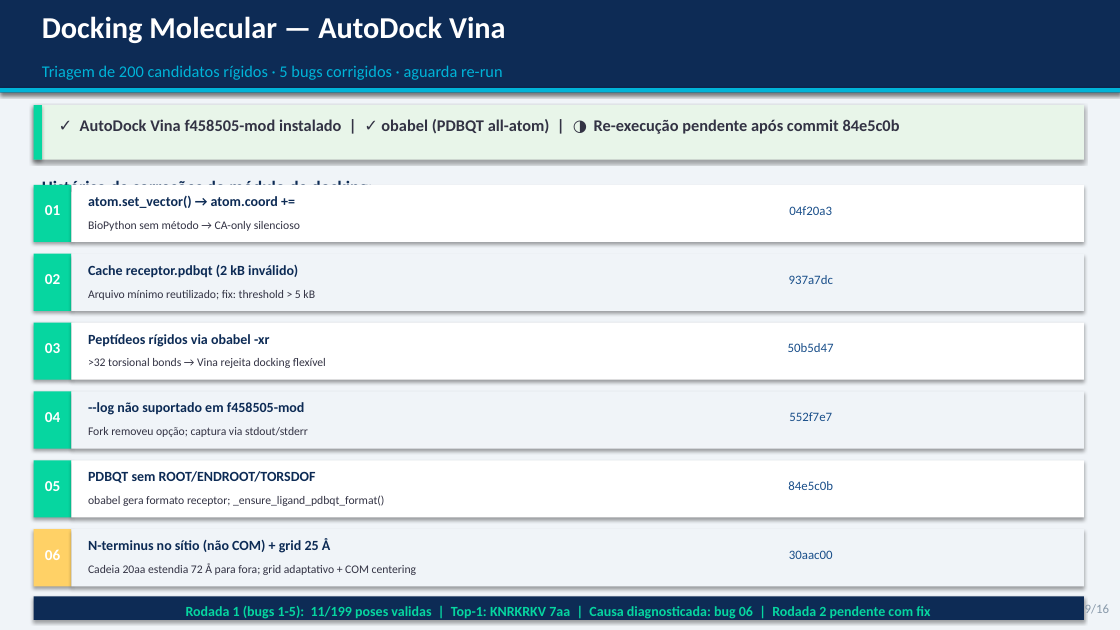
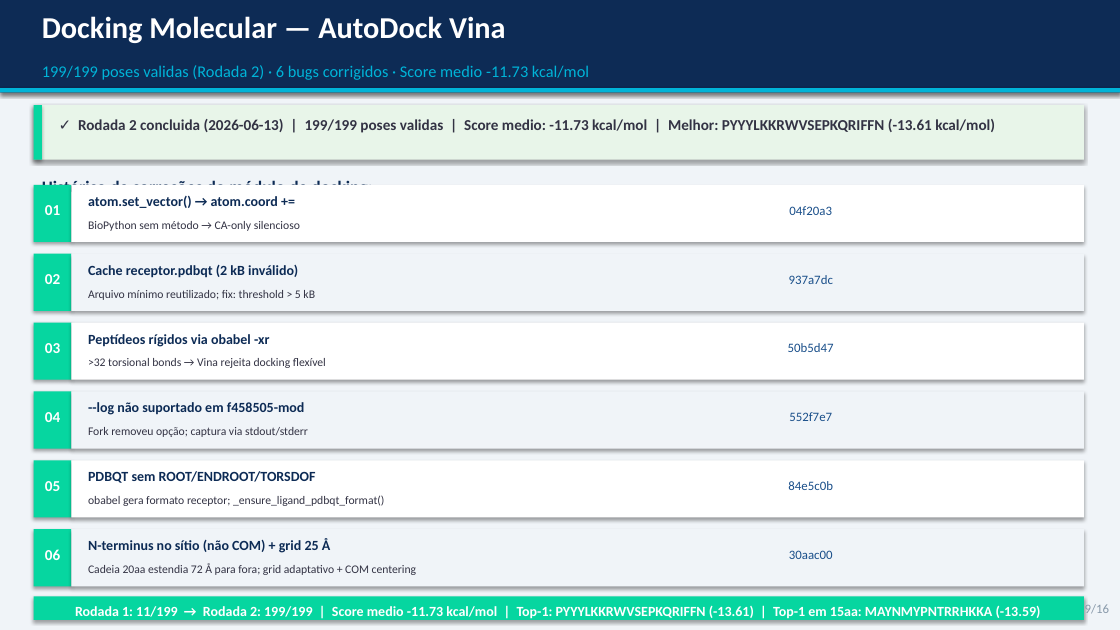
Before and after one commit to eulaliobqi/design-inibidores, a slide deck: slide 9 of apresentacao_design_inibidores.pptx. Drawn at 1120x630 pixels with LibreOffice and Linux fonts; fonts in the diff are those of the drawing. Boxes give left, top, right and bottom in pixels: in the first picture for what was removed or moved away, otherwise in the second. Text is boxed around its words. In the diff, an @@ line names an element or a change of style, - is before the commit and + after.

```diff
--- a/apresentacao_design_inibidores.pptx
+++ b/apresentacao_design_inibidores.pptx
@@ text at (x1=42, y1=65, x2=589, y2=80): text changed @@
-Triagem de 200 candidatos rígidos · 5 bugs corrigidos · aguarda re-run
+199/199 poses validas (Rodada 2) · 6 bugs corrigidos · Score medio -11.73 kcal/mol
@@ text at (x1=78, y1=119, x2=995, y2=133): text changed; size 14 to 13 pt @@
-✓ AutoDock Vina f458505-mod instalado | ✓ obabel (PDBQT all-atom) | ◑ Re-execução pendente após commit 84e5c0b
+✓ Rodada 2 concluida (2026-06-13) | 199/199 poses validas | Score medio: -11.73 kcal/mol | Melhor: PYYYLKKRWVSEPKQRIFFN (-13.61 kcal/mol)
@@ rectangle at (x1=34, y1=529, x2=71, y2=586): fill #FFD166 to #06D6A0 @@
@@ rectangle at (x1=34, y1=597, x2=1084, y2=620): fill #0D2B55 to #06D6A0 @@
@@ text at (x1=75, y1=606, x2=1041, y2=619): text changed; text colour #06D6A0 to #FFFFFF @@
-Rodada 1 (bugs 1-5): 11/199 poses validas | Top-1: KNRKRKV 7aa | Causa diagnosticada: bug 06 | Rodada 2 pendente com fix
+Rodada 1: 11/199 → Rodada 2: 199/199 | Score medio -11.73 kcal/mol | Top-1: PYYYLKKRWVSEPKQRIFFN (-13.61) | Top-1 em 15aa: MAYNMYPNTRRHKKA (-13.59)
```
Also in this commit, not shown: 1 other slide changed, 2 slides added, 2 slides removed, 3 other files.
